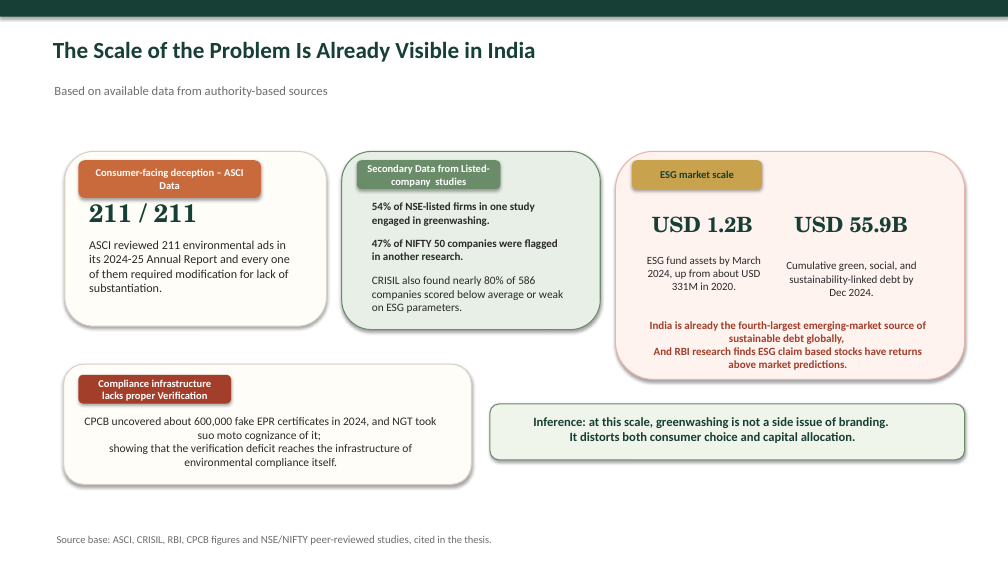
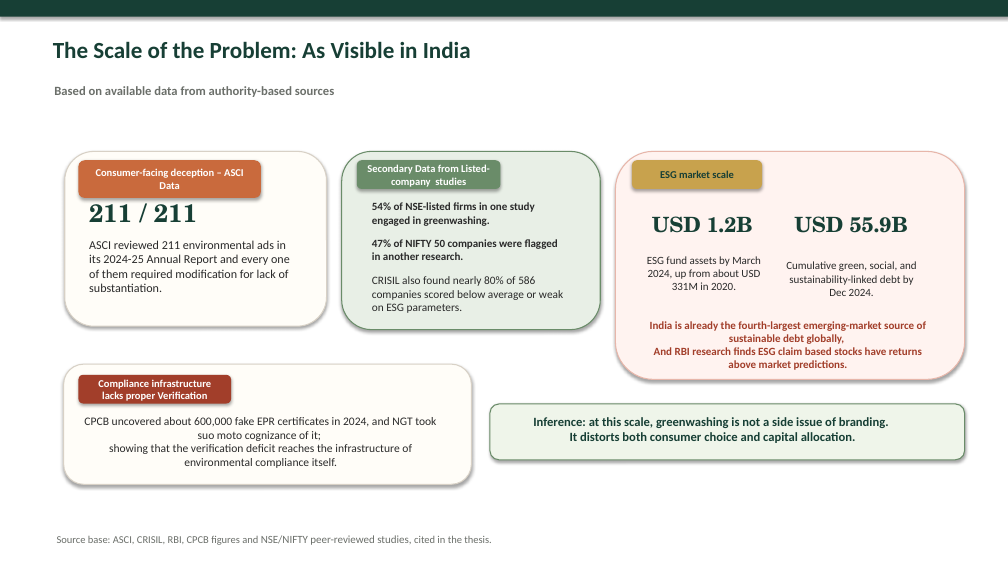
Before and after one commit to atul516/Final-VIva, a slide deck: slide 5 of Thesis Defence Presentation.pptx. Drawn at 1008x567 pixels with LibreOffice and Linux fonts; fonts in the diff are those of the drawing. Boxes give left, top, right and bottom in pixels: in the first picture for what was removed or moved away, otherwise in the second. Text is boxed around its words. In the diff, an @@ line names an element or a change of style, - is before the commit and + after.

```diff
--- a/Thesis Defence Presentation.pptx
+++ b/Thesis Defence Presentation.pptx
@@ text at (x1=53, y1=41, x2=471, y2=58): text changed @@
-The Scale of the Problem Is Already Visible in India
+The Scale of the Problem: As Visible in India
@@ text "Based on available data from ..." at (x1=54, y1=86, x2=334, y2=97): bold on @@
```
Also in this commit, not shown: 2 other slides changed, 1 other file.
